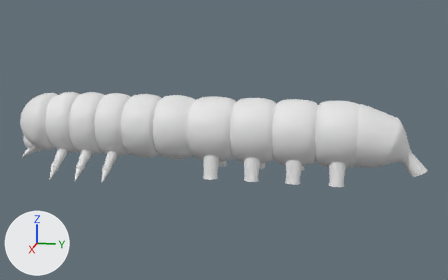
The Blender file 01/Assets/models/enemies/caterpillars/caterpillar05.blend as it was, and as the next commit left it.
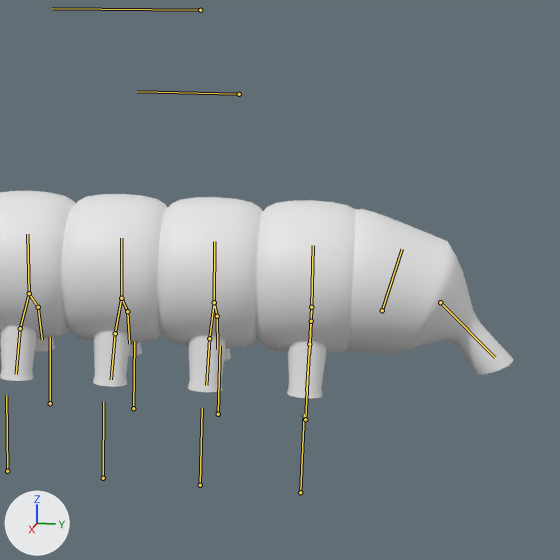
Each version appears first whole from a camera (50 mm lens) standing at (17.89, 10.43, 4.14) and looking at (-0.03, 6.84, -0.34), and next in a close-up on the part from 45% to 100% of the width and 5% to 92% of the height. Arrows for +X, +Y and +Z are at lower left; the lights stay in place. The bones that bend it are drawn over the model as lines in the close-ups.

Objects in the first close-up: 'body_inner_skin', 'body_outer_shape', 'prolegs', 'tail'.
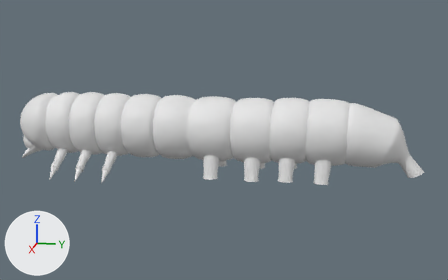
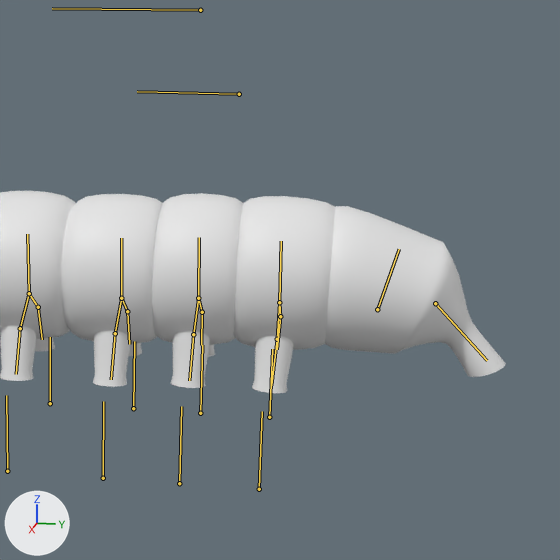
The newer file adds an action. The first version stands in its rest pose; the second is drawn at frame 21 of the action 'c1_walking.L'.

What differs and where, as boxes (x1, y1, x2, y2) in the close-ups (560 x 560 px):
'body_outer_shape', posed
    before: (0, 191, 355, 354)
    after: (0, 191, 335, 350)
'tail', posed (9% wider)
    before: (347, 209, 513, 374)
    after: (325, 206, 506, 377)
'prolegs', posed
    before: (0, 325, 326, 398)
    after: (0, 325, 293, 393)
bone 'tail', root to tip
    before: (440, 302) to (495, 357)
    after: (435, 303) to (487, 360)
bone 'segment08', root to tip
    before: (214, 302) to (214, 241)
    after: (198, 298) to (199, 237)
bone 'segment09', root to tip
    before: (311, 307) to (313, 245)
    after: (279, 302) to (281, 241)
bone 'segment10', root to tip
    before: (382, 310) to (402, 249)
    after: (377, 309) to (399, 249)
bone 'proleg04_ik.L', root to tip
    before: (300, 492) to (304, 414)
    after: (259, 489) to (262, 411)
bone 'proleg04_ik.R', root to tip
    before: (305, 419) to (309, 351)
    after: (269, 417) to (272, 349)
bone 'proleg03_ik.L', root to tip
    before: (200, 485) to (202, 408)
    after: (179, 483) to (181, 406)
bone 'proleg03_ik.R', root to tip
    before: (218, 414) to (220, 346)
    after: (200, 413) to (202, 345)

What the commit changed:
Bone 'tail' (bone_tail) moves from (0.0, 0.0, 0.0) to (0.0, -0.03, -0.05).
Bone 'tail' (bone_tail) turns from (0, 0, 0) to (-3, 0, 0) degrees about its own x, y and z.
Bone 'segment08' (bone_segment08) moves from (0.0, 0.0, 0.0) to (0.0, 0.05, 0.2).
Bone 'segment09' (bone_segment09) moves from (0.0, 0.0, 0.0) to (0.0, 0.05, 0.4).
Bone 'segment10' (bone_segment10) moves from (0.0, 0.0, 0.0) to (0.0, -0.01, 0.06).
Bone 'segment10' (bone_segment10) turns from (0, 0, 0) to (-2, 0, 0) degrees about its own x, y and z.
Bone 'proleg04_ik.L' (bone_proleg04_ik_l) moves from (0.0, 0.0, 0.0) to (0.0, 0.0, 0.5).
Bone 'proleg04_ik.R' (bone_proleg04_ik_r) moves from (0.0, 0.0, 0.0) to (0.0, 0.0, 0.5).
Bone 'proleg03_ik.L' (bone_proleg03_ik_l) moves from (0.0, 0.0, 0.0) to (0.0, 0.0, 0.25).
Bone 'proleg03_ik.R' (bone_proleg03_ik_r) moves from (0.0, 0.0, 0.0) to (0.0, 0.0, 0.25).
